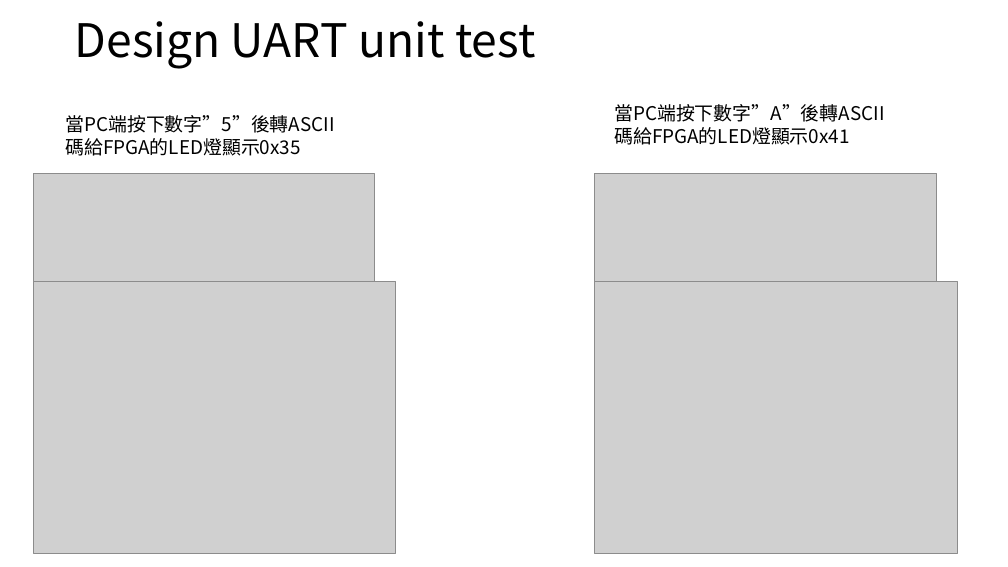
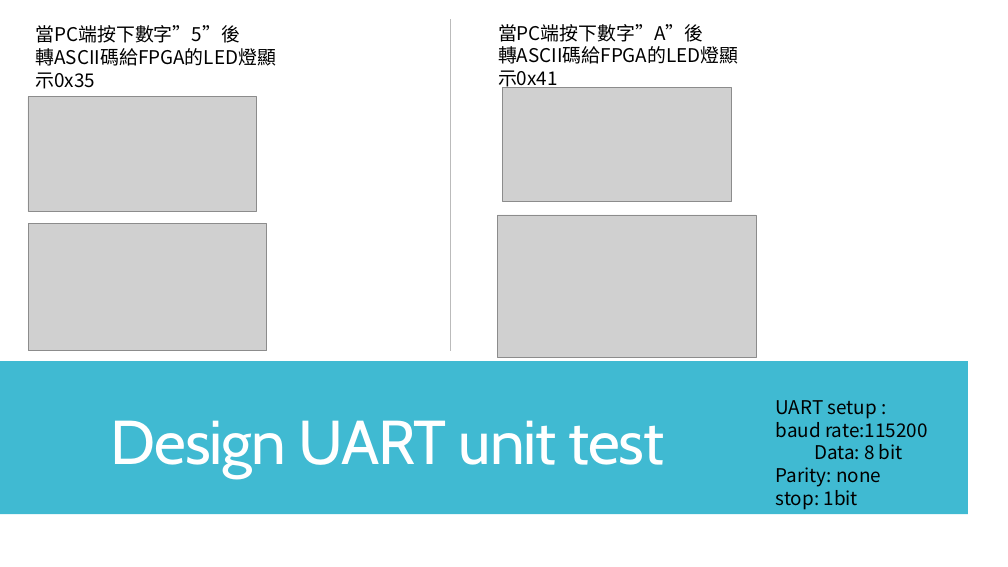
Before and after one commit to BBS86x1023/FPGA-simple-TPU, a slide deck: slide 18 of FPGA Final Project.pptx (slide 17 before the commit). Drawn at 1008x567 pixels with LibreOffice and Linux fonts; fonts in the diff are those of the drawing; grey boxes stand for pictures. Boxes give left, top, right and bottom in pixels: in the first picture for what was removed or moved away, otherwise in the second. Text is boxed around its words. In the diff, an @@ line names an element or a change of style, - is before the commit and + after.

```diff
--- a/FPGA Final Project.pptx
+++ b/FPGA Final Project.pptx
@@ rectangle added at box(0, 0, 1008, 567), fill #FFFFFF @@
@@ text at box(35, 25, 276, 66): text changed @@
-當PC端按下數字”5”後轉ASCII碼給FPGA的LED燈顯示0x35
+當PC端按下數字”5”後
+轉ASCII碼給FPGA的LED燈顯示0x35
@@ line added from (450, 20) to (450, 351), #BBBBBB 0.75 pt @@
@@ text at box(498, 24, 739, 64): text changed @@
-當PC端按下數字”A”後轉ASCII碼給FPGA的LED燈顯示0x41
+當PC端按下數字”A”後
+轉ASCII碼給FPGA的LED燈顯示0x41
@@ rectangle added at box(0, 63, 285, 504), fill #40BAD2 @@
@@ rectangle added at box(0, 63, 756, 504), fill #40BAD2 @@
@@ picture: place and size @@
-picture at box(595, 173, 937, 443)
+picture at box(503, 88, 731, 201)
@@ rectangle added at box(767, 63, 1008, 504), fill #C8C8C8 at 50% opacity @@
@@ picture: place and size @@
-picture at box(33, 173, 374, 444)
+picture at box(28, 97, 256, 211)
@@ picture: place and size @@
-picture at box(33, 281, 396, 554)
+picture at box(28, 224, 267, 351)
@@ picture: place and size @@
-picture at box(595, 281, 958, 554)
+picture at box(498, 215, 756, 358)
@@ rectangle added at box(0, 361, 968, 515), fill #40BAD2 @@
@@ title "Design UART unit test": place and size @@
-title "Design UART unit test" at box(75, 21, 535, 69)
+title "Design UART unit test" at box(111, 420, 665, 477)
@@ title "Design UART unit test" at box(111, 420, 665, 477): size 44 to 59 pt, font Noto Sans CJK SC to Cabin, text colour #000000 to #FFFFFF, letter spacing 0 to -1 pt; vertical alignment middle to bottom @@
@@ text added at box(776, 400, 928, 510), 18 pt, text #000000 @@
+UART setup :
+baud rate:115200
+Data: 8 bit
+Parity: none
+stop: 1bit
```
Also in this commit, not shown: 20 other slides changed, 8 slides added, 7 slides removed.
